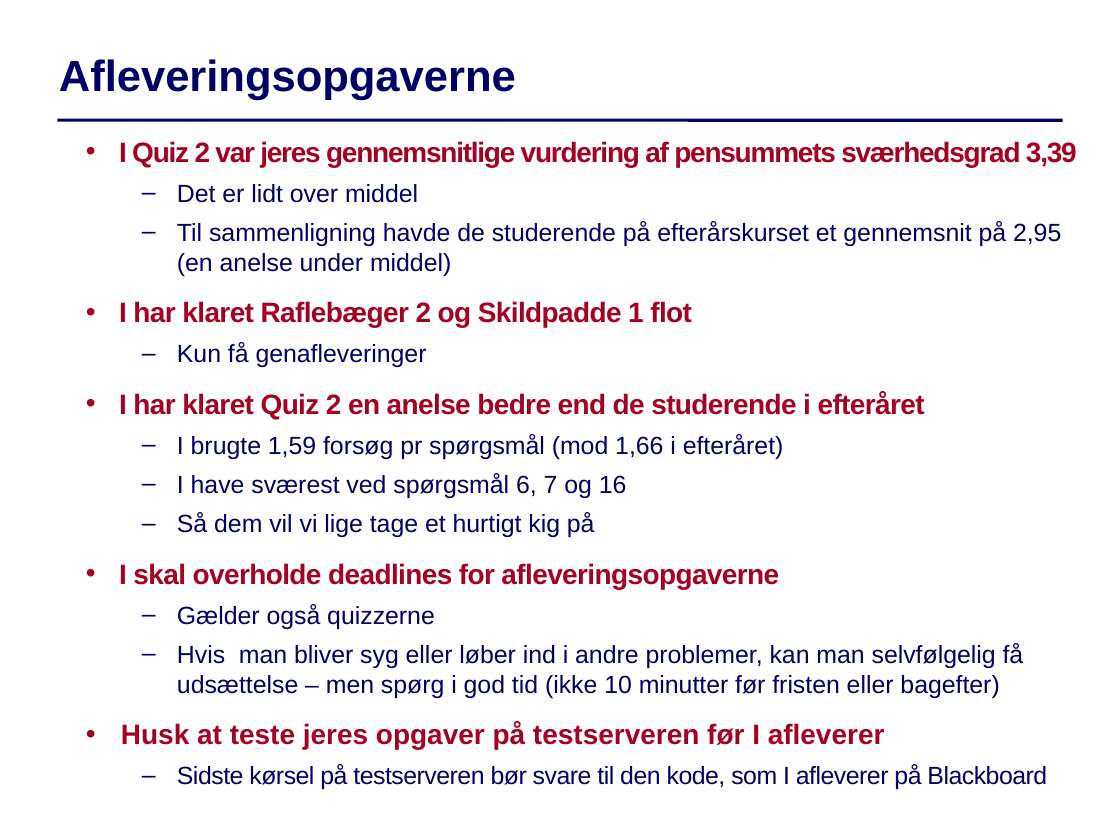
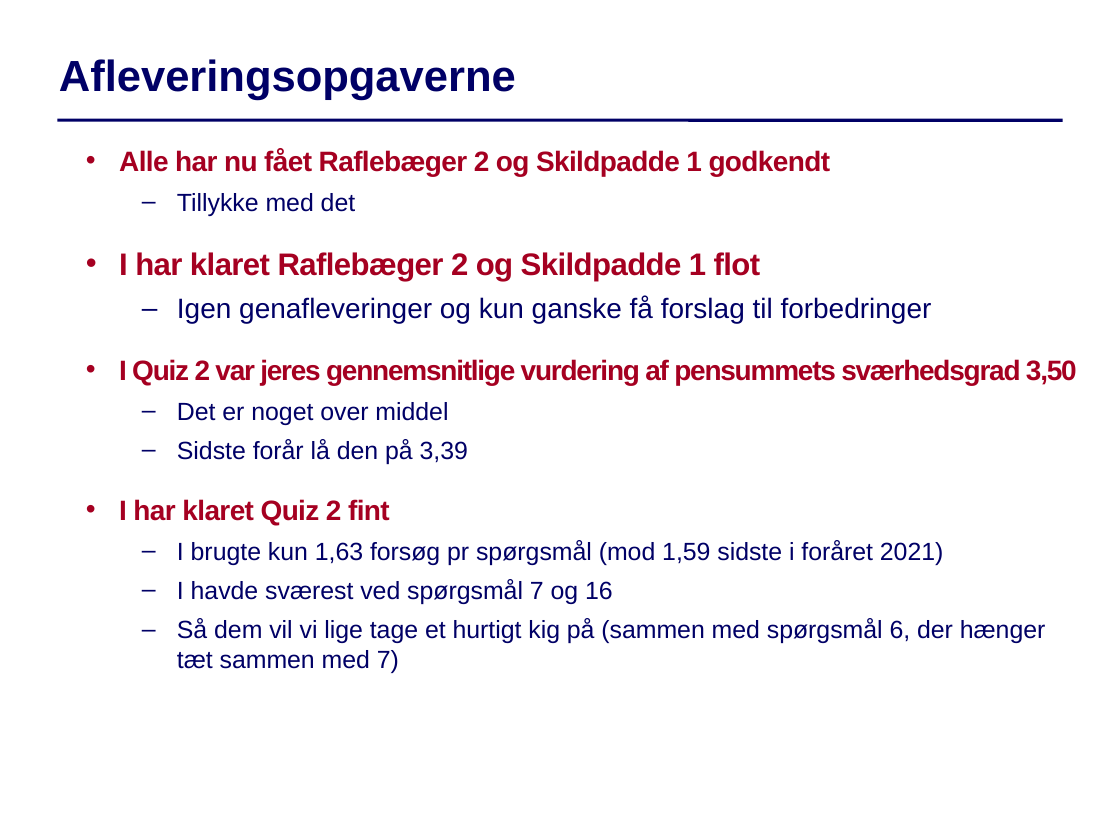
Before and after one commit to IntProgAU/Materiale, a slide deck: slide 2 of web/g22/status/Status3.pptx. Drawn at 1120x840 pixels with LibreOffice and Linux fonts; fonts in the diff are those of the drawing. Boxes give left, top, right and bottom in pixels: in the first picture for what was removed or moved away, otherwise in the second. Text is boxed around its words. In the diff, an @@ line names an element or a change of style, - is before the commit and + after.

```diff
--- a/web/g22/status/Status3.pptx
+++ b/web/g22/status/Status3.pptx
@@ text "Alle har nu fået Raflebæger ...": place and size @@
-text "Alle har nu fået Raflebæger ..." at [119,141,1077,789]
+text "Alle har nu fået Raflebæger ..." at [119,149,1077,673]
@@ text at [119,149,831,216]: text changed; size 16 to 18 pt; text colour #000066 to #A50021; bold on @@
-  • I Quiz 2 var jeres gennemsnitlige vurdering af pensummets sværhedsgrad 3,39
-  – Det er lidt over middel
-  – Til sammenligning havde de studerende på efterårskurset et gennemsnit på 2,95 (en anelse under middel)
+  • Alle har nu fået Raflebæger 2 og Skildpadde 1 godkendt
+  – Tillykke med det
@@ text at [119,252,761,281]: size 18 to 20 pt in "I har klaret Raflebæger 2 og Skildpadde ..."; more space between paragraphs @@
@@ text at [119,296,1077,673]: text changed @@
-  – Kun få genafleveringer
-  • I har klaret Quiz 2 en anelse bedre end de studerende i efteråret
-  – I brugte 1,59 forsøg pr spørgsmål (mod 1,66 i efteråret)
-  – I have sværest ved spørgsmål 6, 7 og 16
-  – Så dem vil vi lige tage et hurtigt kig på
-  • I skal overholde deadlines for afleveringsopgaverne
-  – Gælder også quizzerne
-  – Hvis man bliver syg eller løber ind i andre problemer, kan man selvfølgelig få udsættelse – men spørg i god tid (ikke 10 minutter før fristen eller bagefter)
-• Husk at teste jeres opgaver på testserveren før I afleverer
-  – Sidste kørsel på testserveren bør svare til den kode, som I afleverer på Blackboard
+  – Igen genafleveringer og kun ganske få forslag til forbedringer
+  • I Quiz 2 var jeres gennemsnitlige vurdering af pensummets sværhedsgrad 3,50
+  – Det er noget over middel
+  – Sidste forår lå den på 3,39
+  • I har klaret Quiz 2 fint
+  – I brugte kun 1,63 forsøg pr spørgsmål (mod 1,59 sidste i foråret 2021)
+  – I havde sværest ved spørgsmål 7 og 16
+  – Så dem vil vi lige tage et hurtigt kig på (sammen med spørgsmål 6, der hænger tæt sammen med 7)
```
Also in this commit, not shown: 5 other slides changed, 2 slides removed.
